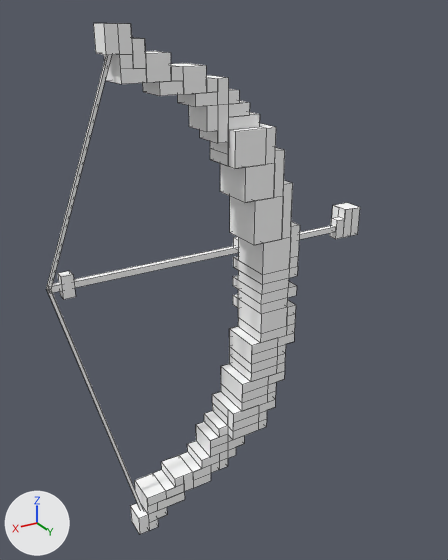
An edit to the OBJ model src/main/resources/assets/slavicmyths/models/item/desert_mesh/mirage_bow_pulling_1.obj, drawn before and after from the same camera.
Rendered twice from a 50 mm lens placed at (1.487, 0.894, 1.24), pointed at (0.607, -0.572, 0.506). The axes (+X, +Y, +Z) are drawn at lower left. The lights are the same throughout. The older version comes first. Mesh edges are drawn as thin lines. Where no turn or scale is listed for an object, it has been applied to the vertices. Vertices at exactly the same position are counted once.

In view in the first picture: 'mirage_bow_pulling_1'.
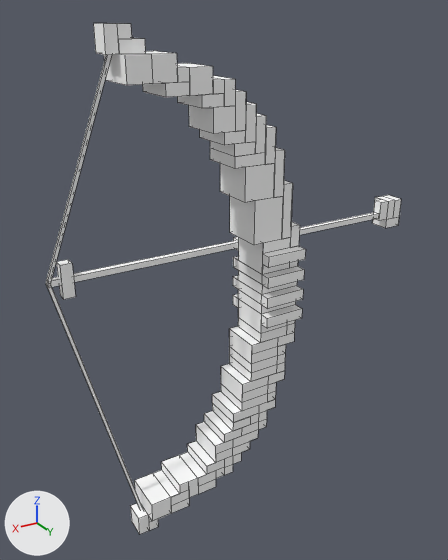
The change in detail:
me_mirage_bow_pulling_1 is used by ob_mirage_bow_pulling_1; location (0.0, 0.0, 0.0).
Verts and faces of me_mirage_bow_pulling_1; kept vertices keep their numbers, new ones are numbered from 438.
Before the commit, vertices of me_mirage_bow_pulling_1: 4 (1.12, -0.583, 0.594), 5 (1.129, -0.583, 0.592) at pixel (46, 289), 6 (1.13, -0.573, 0.593) at pixel (47, 290), 7 (1.121, -0.573, 0.595) at pixel (50, 288), 12 (1.129, -0.583, 0.596) at pixel (46, 287).
Before the commit, vertices of me_mirage_bow_pulling_1: 13 (1.12, -0.583, 0.593), 14 (1.121, -0.573, 0.592) at pixel (50, 289), 15 (1.13, -0.573, 0.595) at pixel (47, 289), 431 (1.062, -0.594, 0.625) at pixel (69, 270), 432 (1.062, -0.562, 0.625) at pixel (73, 274).
Before the commit, vertices of me_mirage_bow_pulling_1: 435 (1.094, -0.562, 0.625) at pixel (61, 277), 436 (1.094, -0.594, 0.625) at pixel (57, 273).
me_mirage_bow_pulling_1 had 438 vertices, 337 faces and spanned x 0.094..1.13, y -0.625..-0.437, z -0.219..1.219.
me_mirage_bow_pulling_1 now has 450 vertices, 345 faces and spans x -0.094..1.13, y -0.625..-0.406, z -0.219..1.219.
me_mirage_bow_pulling_1 part 1: a new loose piece, a box spanning x 0.0..1.125, y -0.587..-0.569, z 0.601..0.618, in mat_desert (its picture is missing).
me_mirage_bow_pulling_1 part 2: a new loose piece of 20 vertices spanning x -0.094..0.0, y -0.625..-0.562, z 0.563..0.656, in mat_desert (its picture is missing).
me_mirage_bow_pulling_1 part 3: the loose piece of 19 vertices spanning x 0.094..0.188, y -0.625..-0.562, z 0.563..0.656 is deleted.
me_mirage_bow_pulling_1 part 4: the loose piece of 8 vertices spanning x 0.188..1.125, y -0.587..-0.569, z 0.585..0.603 is deleted.
Part 5, on me_mirage_bow_pulling_1:
Vertices 4 to 7 move by (0.0, 0.0, 0.016).
Vertices 12 to 15 move by (0.0, 0.0, 0.015).
Vertices 431, 432, 435, 436 move by (0.0, 0.0, 0.031).
Part 6, on me_mirage_bow_pulling_1:
45 vertices are removed from x 0.469..0.938, y -0.594..-0.437, z -0.156..1.156.
83 faces are deleted.
25 vertices in x 0.594..0.844, y -0.469, z -0.125..0.031 move by (0.0, 0.031, 0.0).
22 vertices in x 0.594..0.844, y -0.469, z 0.938..1.125 move by (0.0, 0.032, 0.0).
1 vertex moves from x 0.656, y -0.469, z 1.0 to x 0.594, y -0.437, z 0.906.
17 vertices are added at x 0.438..0.938, y -0.562..-0.406, z -0.156..1.156.
14 new vertices lie (0.0, 0.031, 0.0) away from vertices in x 0.438..0.938, y -0.469..-0.437, z -0.156..0.594.
13 new vertices lie (0.0, 0.0, 0.031) away from vertices in x 0.438..0.875, y -0.562..-0.406, z -0.156..1.125.
7 new vertices lie (0.063, 0.0, 0.0) away from vertices in x 0.562..0.875, y -0.469..-0.437, z -0.094..1.188.
5 new vertices lie (0.0, 0.0, -0.031) away from vertices in x 0.469..0.812, y -0.469..-0.437, z -0.094..1.062.
90 new faces join them.

Location of each change, [x1, y1, x2, y2] in pixels of the pictures (448 x 560 px; the box of a moved part takes in the faces that stretch with it):
'mirage_bow_pulling_1', reshaped (13% wider): before [47, 23, 360, 534]; after [46, 23, 401, 534]
part 1 of me_mirage_bow_pulling_1, added: after [48, 212, 379, 288]
part 2 of me_mirage_bow_pulling_1, added: after [373, 195, 401, 228]
part 3 of me_mirage_bow_pulling_1, deleted: before [330, 203, 360, 239]
part 4 of me_mirage_bow_pulling_1, deleted: before [49, 225, 335, 293]
part 5 of me_mirage_bow_pulling_1, moved or reshaped: before [47, 55, 143, 510]; after [46, 55, 143, 510]
part 6 of me_mirage_bow_pulling_1, moved or reshaped: before [104, 24, 300, 515]; after [104, 24, 306, 521]
